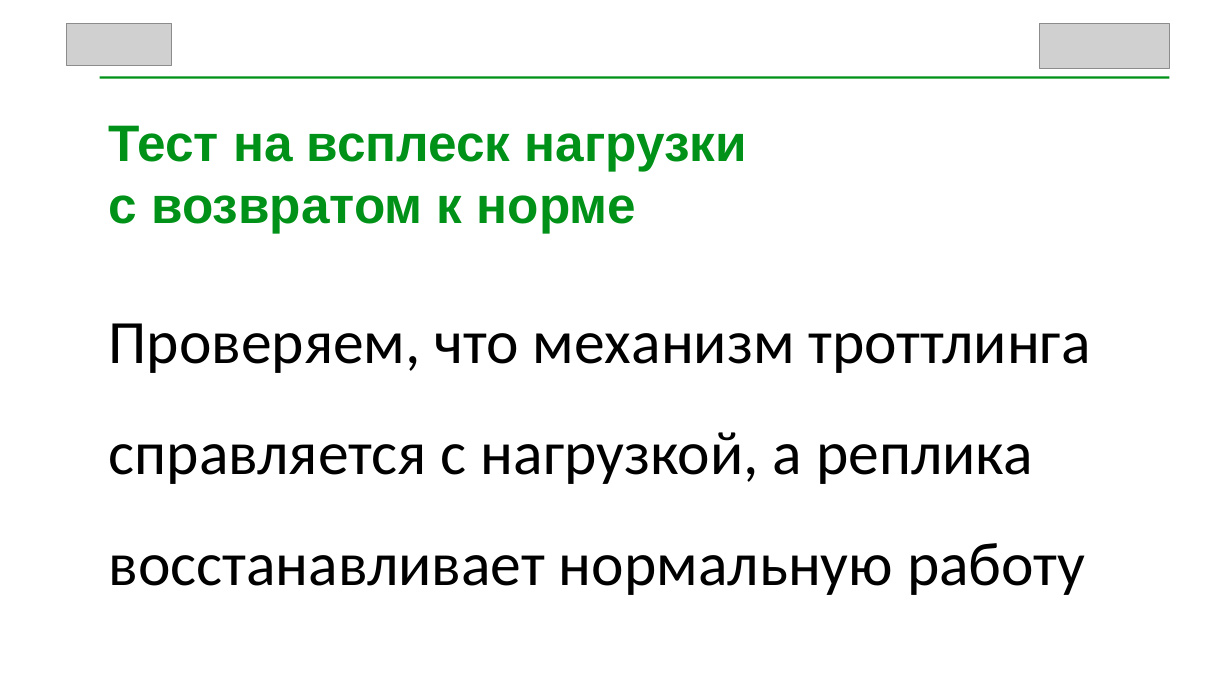
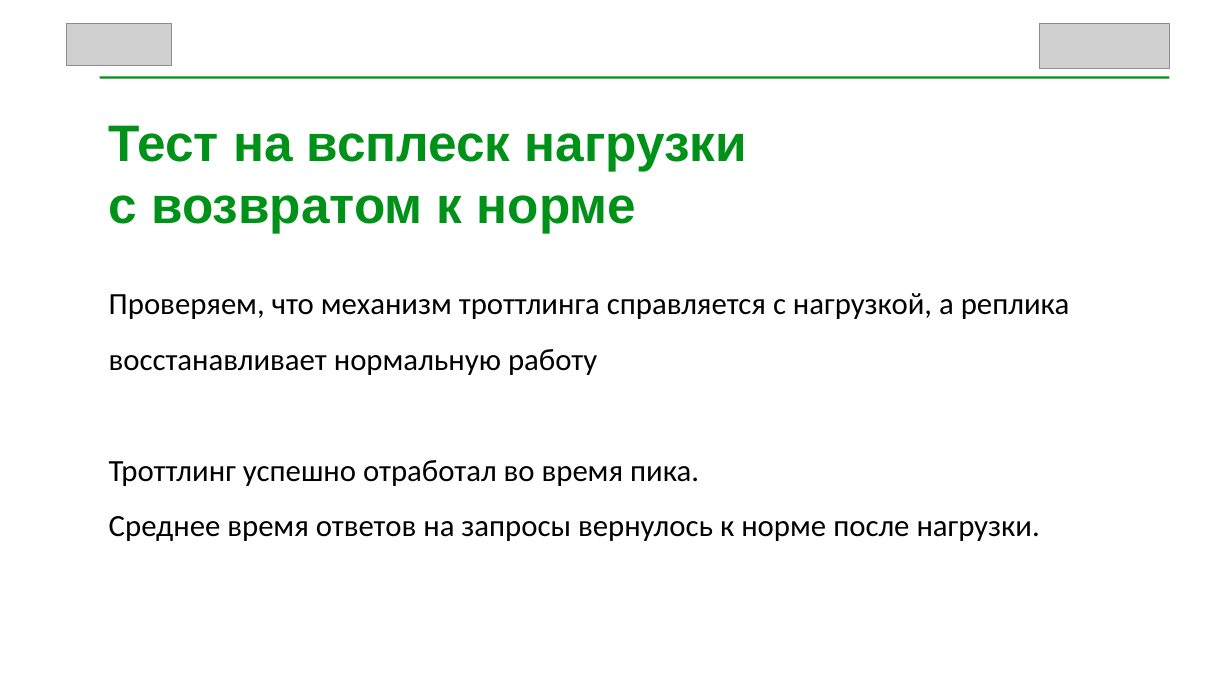
Before and after one commit to SilversShade/diplom-epta, a slide deck: slide 11 of Slides.pptx (slide 19 before the commit). Drawn at 1232x693 pixels with LibreOffice and Linux fonts; fonts in the diff are those of the drawing; grey boxes stand for pictures. Boxes give left, top, right and bottom in pixels: in the first picture for what was removed or moved away, otherwise in the second. Text is boxed around its words. In the diff, an @@ line names an element or a change of style, - is before the commit and + after.

```diff
--- a/Slides.pptx
+++ b/Slides.pptx
@@ text at (x1=109, y1=293, x2=1069, y2=375): size 48 to 24 pt in "Проверяем, что механизм троттлинга справляется с нагрузкой, ..." @@
@@ text at (x1=109, y1=460, x2=1040, y2=541): paragraphs added @@
+Троттлинг успешно отработал во время пика.
+Среднее время ответов на запросы вернулось к норме после нагрузки.
```
Also in this commit, not shown: 9 other slides changed, 1 slide added, 12 slides removed.
